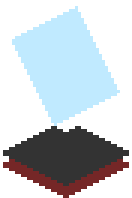
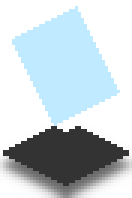
Layered file, before and after one edit (132 × 198). Changes by layer:
added layer "Shadow copy" (60%) above "Bottom" over [0, 126, 132, 198]
hid "Bottom" over [3, 132, 129, 198]
